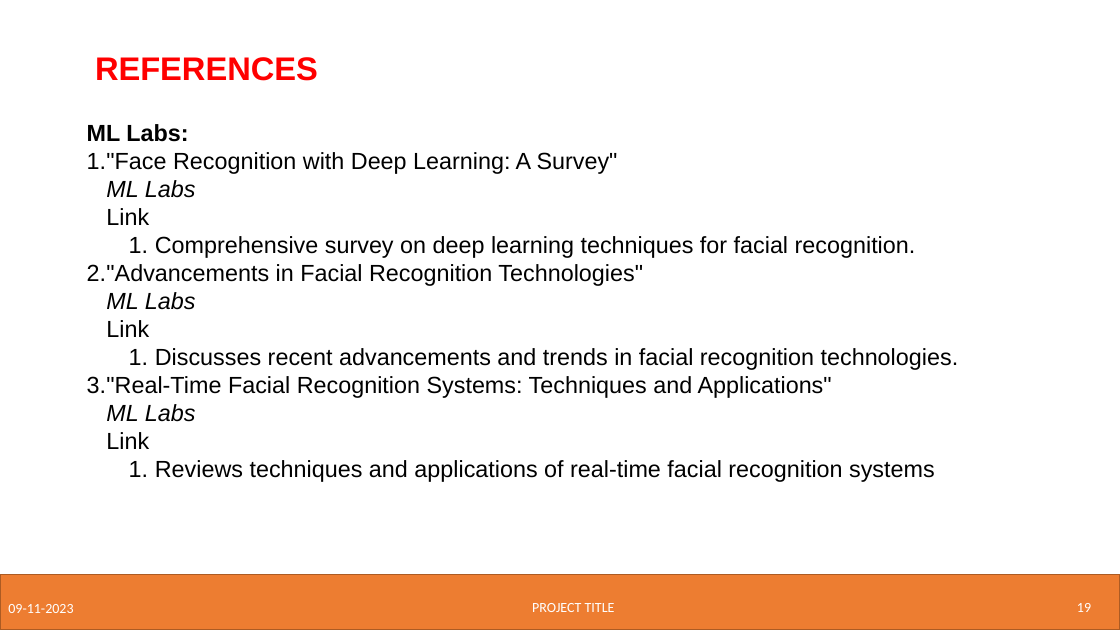
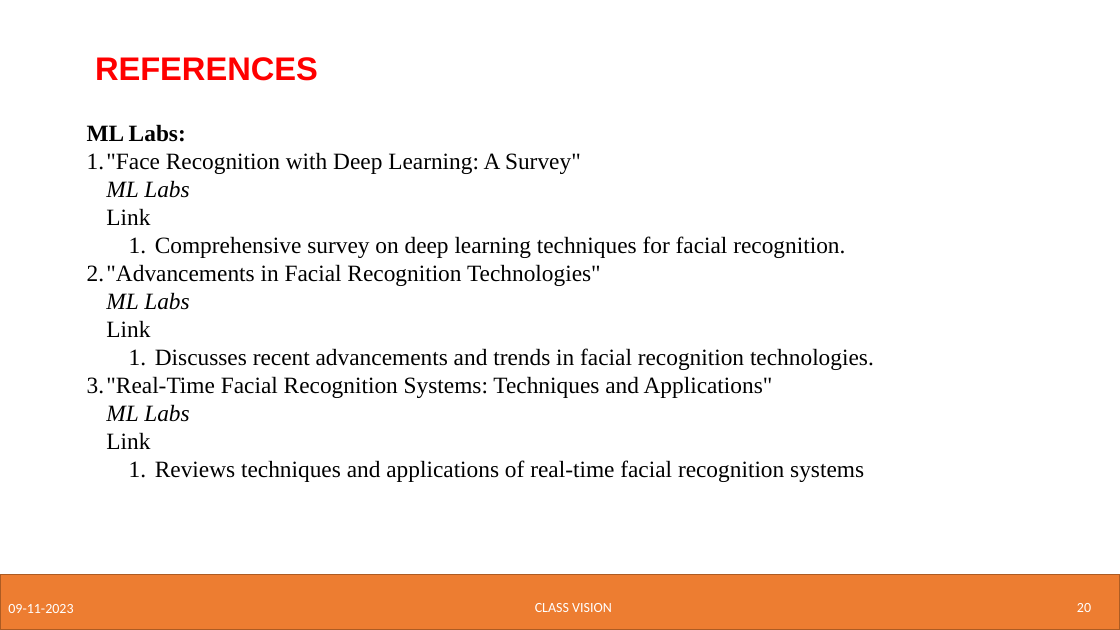
Before and after one commit to AdityaManojA/Class-Vision, a slide deck: slide 20 of Research Related/Phase 1 Project ppt.pptx (slide 19 before the commit). Drawn at 1120x630 pixels with LibreOffice and Linux fonts; fonts in the diff are those of the drawing; background and template pictures are left out. Boxes give left, top, right and bottom in pixels: in the first picture for what was removed or moved away, otherwise in the second. Text is boxed around its words. In the diff, an @@ line names an element or a change of style, - is before the commit and + after.

```diff
--- a/Research Related/Phase 1 Project ppt.pptx
+++ b/Research Related/Phase 1 Project ppt.pptx
@@ text "ML Labs:" at (x1=87, y1=124, x2=874, y2=482): font Arial to Times New Roman @@
@@ text at (x1=535, y1=603, x2=612, y2=612): text changed @@
-PROJECT TITLE
+CLASS VISION
@@ page number at (x1=1077, y1=603, x2=1091, y2=612): text changed @@
-19
+20
```
Also in this commit, not shown: 16 other slides changed, 3 slides added, 2 slides removed.
